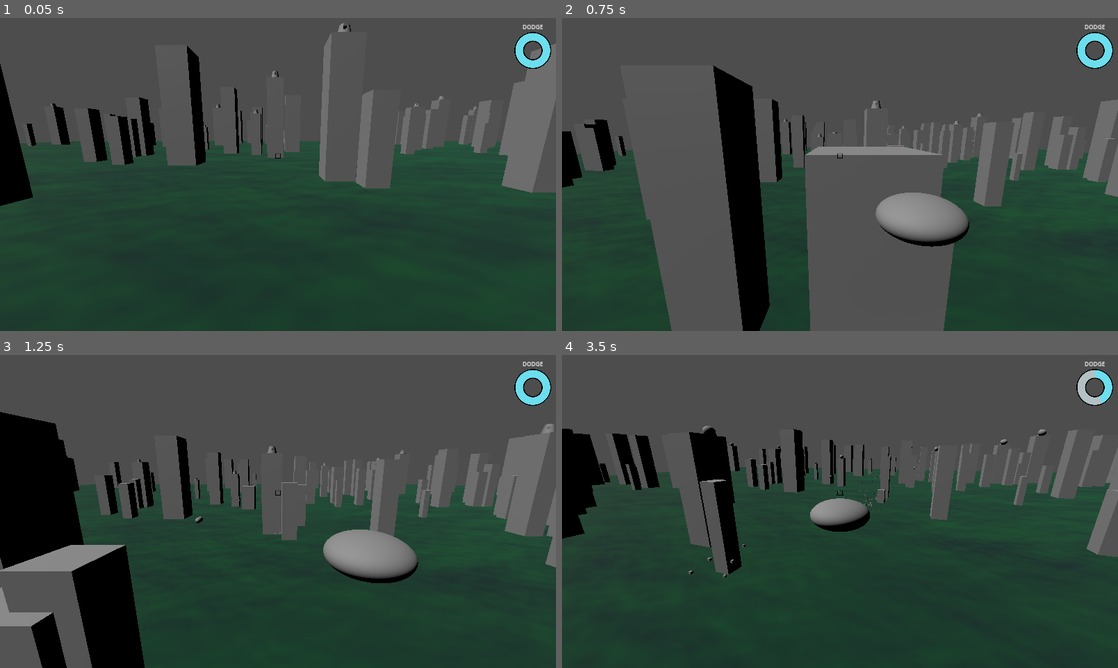
Above: before the commit, frames 1-4 (two rows, left to right).
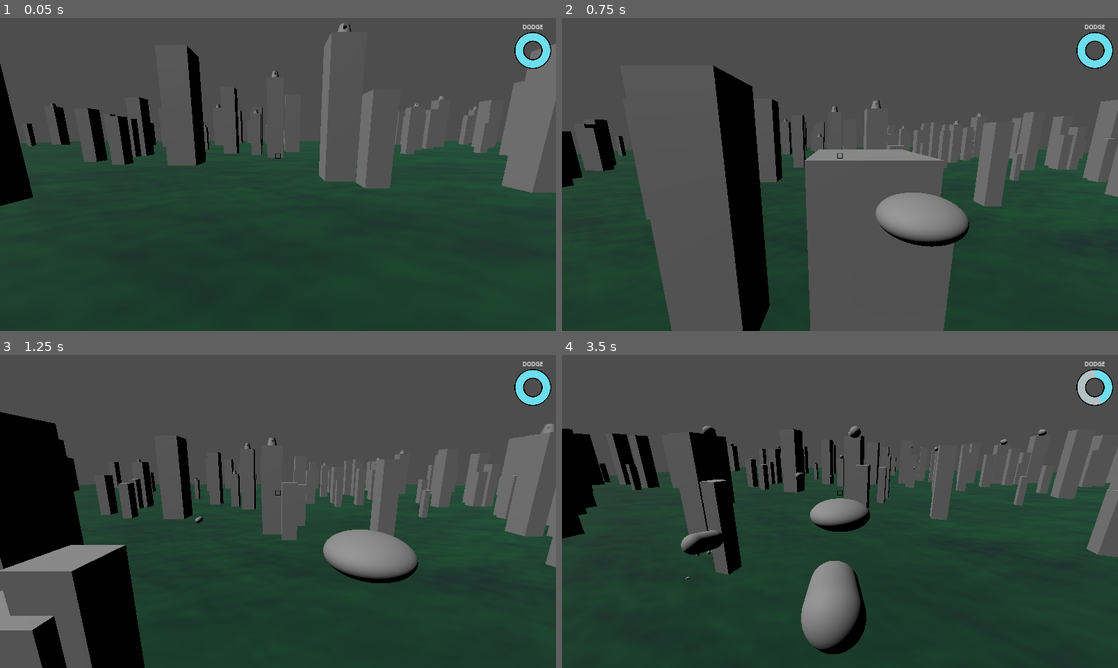
Above: after the commit, the same moments.

Repository: BSU-destroy-the-world/destroy_the_world
Game: Godot game, scene res://world_1/world_1.tscn
Two runs of this game, one before a commit and one after it. Both use one fixed random seed, a clock stepped at 60 frames per second and the inputs below.
Inputs (mouse positions are in pixels of both pictures, inside the frame that each line leads up to):
- Up to frame 1 (0.05 s): no input
- Up to frame 2 (0.75 s): move the mouse to (962, 158) at 0.52 s; hold D (move_right) from 0.53 s (still down); click (962, 158) at 0.6 s
- Up to frame 3 (1.25 s): keep holding D (move_right)
- Up to frame 4 (3.5 s): move the mouse to (728, 527) at 1.27 s; release D (move_right) at 1.28 s; hold S (move_backward) 1.28-2.03 s; tap X (dodge) at 1.35 s; click (728, 527) at 1.55 s; move the mouse to (895, 442) at 2.02 s; hold D (move_right) 2.03-2.78 s; tap Down (look_down) at 2.1 s; click (895, 442) at 2.3 s; move the mouse to (812, 574) at 2.77 s; hold W (move_forward) from 2.78 s (still down); tap Left (look_left) at 2.85 s; click (812, 574) at 3.05 s

Frame 1 is identical in both runs. In frame 2, 0.7% of the frame differs, in the area x 43-69%, y 28-46%; in frame 3, 0.3%; in frame 4, 3.8%, in the area x 21-84%, y 22-96%.

Commit message:
Add projectile to player

Diff:
--- a/project/ship/ship.gd
+++ b/project/ship/ship.gd
@@ -9,9 +9,13 @@
 var target: Node3D = null
 var target_collision_point := Vector3.ZERO
 
+@export var bullet : PackedScene
+
 @onready var camera_mount := $CameraMount
 @onready var dodge_cooldown_timer := $DodgeCooldownTimer
 @onready var reticle := $GUI/Reticle/Marker2D
+@onready var gun :=  $Marker3D
+@onready var bullet2 := preload("res://projectile/projectile.tscn")
 
 
 func _process(_delta):
@@ -30,6 +34,12 @@
 
 	else:
 		target = null
+
+	if Input.is_action_just_pressed("shoot"):
+		var b = bullet.instantiate()
+		get_tree().get_root().add_child(b)
+		b.global_position = gun.global_position
+		b.look_at(target_collision_point)
 
 
 func _physics_process(_delta):
@@ -93,8 +103,8 @@
 	target = new_target
 	target_collision_point = collision_point
 
-	if target.is_in_group("destroyable"):
-		target.destroy()
+#	if target.is_in_group("destroyable"):
+#		target.destroy()
 
 
 func _on_dodge_cooldown_timer_timeout():
--- a/project/ship/ship.tscn
+++ b/project/ship/ship.tscn
@@ -1,7 +1,8 @@
-[gd_scene load_steps=9 format=3 uid="uid://rl3xprstjp30"]
+[gd_scene load_steps=10 format=3 uid="uid://rl3xprstjp30"]
 
 [ext_resource type="Script" path="res://ship/ship.gd" id="1_bnpta"]
 [ext_resource type="Script" path="res://ship/camera_controller.gd" id="2_p13yg"]
+[ext_resource type="PackedScene" uid="uid://bnug38cqorhoj" path="res://projectile/projectile.tscn" id="2_sdl2n"]
 [ext_resource type="Script" path="res://ship/gui.gd" id="3_84qge"]
 [ext_resource type="Texture2D" uid="uid://dh8aohwqqhb1t" path="res://ship/dial_empty.svg" id="3_v2elt"]
 [ext_resource type="Texture2D" uid="uid://72evm821g8c4" path="res://ship/dial_full.svg" id="4_wyo0g"]
@@ -15,6 +16,7 @@
 
 [node name="Ship" type="CharacterBody3D"]
 script = ExtResource("1_bnpta")
+bullet = ExtResource("2_sdl2n")
 
 [node name="MeshInstance3D" type="MeshInstance3D" parent="."]
 mesh = SubResource("SphereMesh_gap3r")
@@ -103,4 +105,7 @@
 [node name="Marker2D" type="Marker2D" parent="GUI/Reticle"]
 position = Vector2(64, 64)
 
+[node name="Marker3D" type="Marker3D" parent="."]
+transform = Transform3D(1, 0, 0, 0, 1, 0, 0, 0, 1, 0.0275934, 0.718149, 0.0140857)
+
 [connection signal="timeout" from="DodgeCooldownTimer" to="." method="_on_dodge_cooldown_timer_timeout"]
